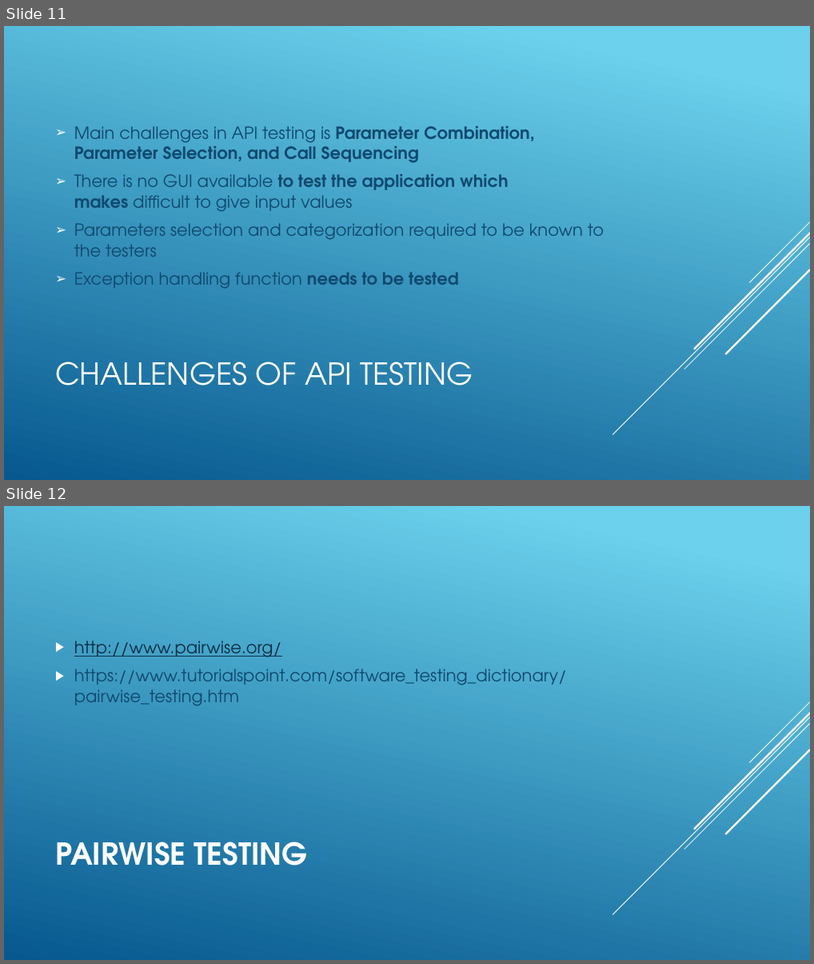
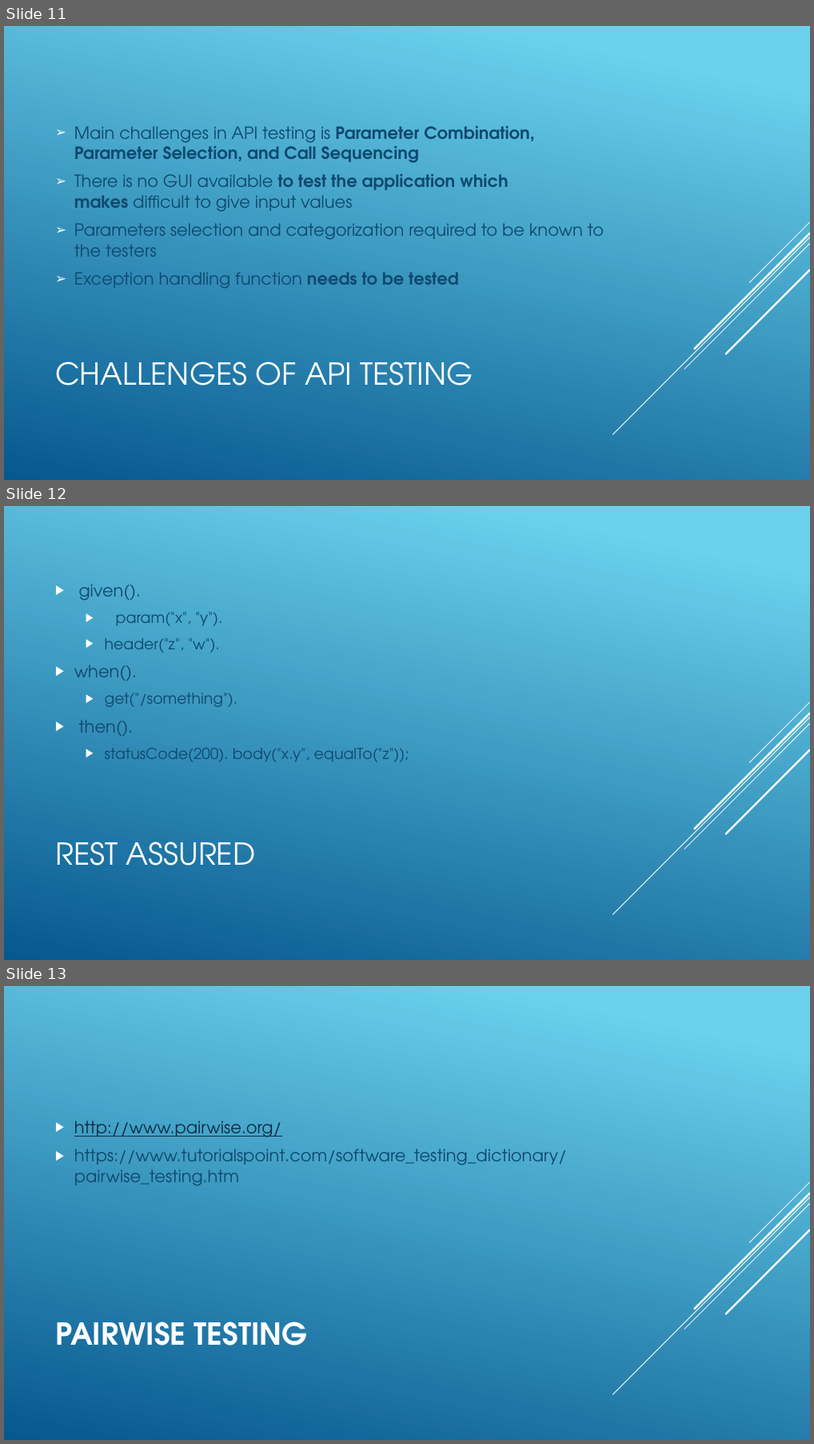
Before and after one commit to HoGuan6666666/automation-testing, a slide deck: documents/API Testing.pptx. Shown one above the other, each under a label of ours: slides 11 and 12 before the commit, slides 11, 12 and 13 after it. The pictures are 814x964 and 814x1444 pixels, drawn with LibreOffice and Linux fonts; fonts in the diff are those of the drawing. Boxes give left, top, right and bottom in pixels: in the first picture for what was removed or moved away, otherwise in the second. Text is boxed around its words. In the diff, an @@ line names an element or a change of style, - is before the commit and + after.

```diff
--- a/documents/API Testing.pptx
+++ b/documents/API Testing.pptx
@@ slide 12 added at [4,506,810,960], background gradient #6ED2EB to #06588E; not listed: 5 template elements that a slide beside it also shows @@
@@ text added at [74,584,410,762], 18 pt, text #0F496F @@
+▶ given().
+  ▶ param("x", "y").
+  ▶ header("z", "w").
+▶ when().
+  ▶ get("/something").
+▶ then().
+  ▶ statusCode(200). body("x.y", equalTo("z"));
@@ title added at [55,841,256,865], 36 pt, text #FFFFFF @@
+REST ASSURED
@@ what was slide 12 is now slide 13 @@
```
Also in this commit, not shown: 13 other files.
